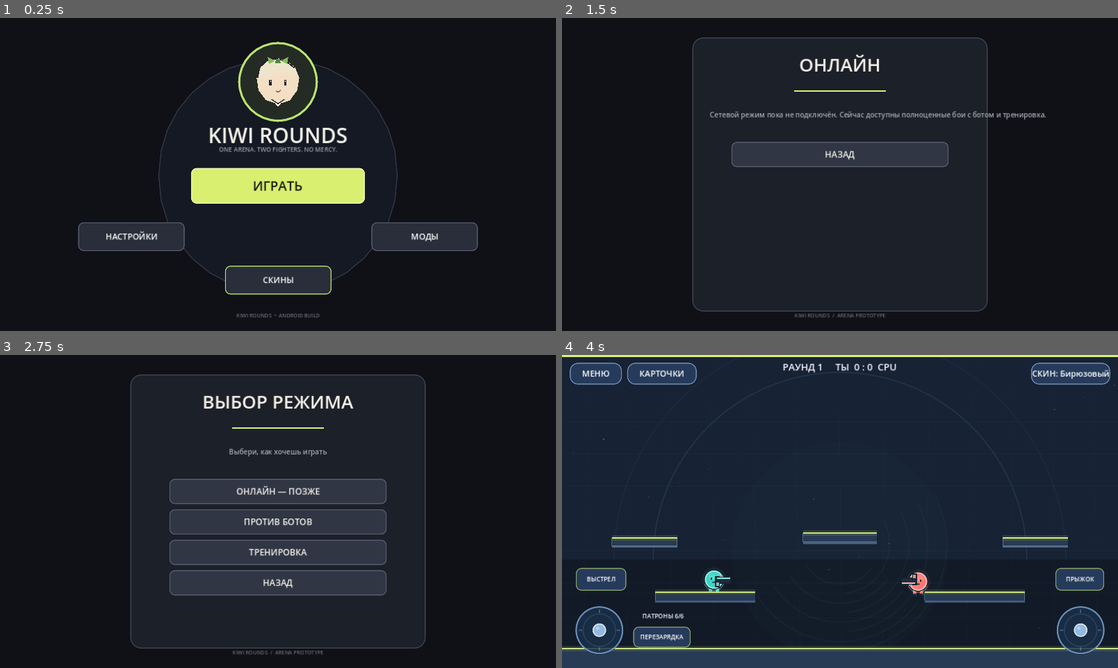
Above: before the commit, frames 1-4 (two rows, left to right).
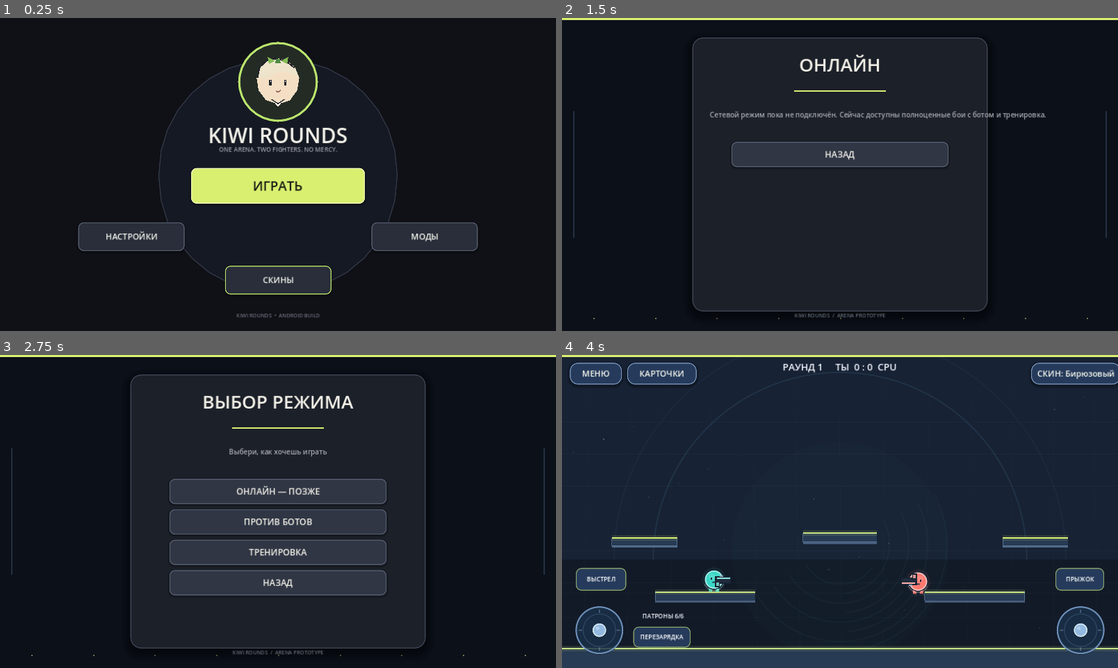
Above: after the commit, the same moments.

Repository: loslam-del/Kiwi-rounds
Game: Godot game, scene res://scenes/main.tscn
Two runs of this game, one before a commit and one after it. Both use one fixed random seed, a clock stepped at 60 frames per second and the inputs below.
Inputs:
- Up to frame 1 (0.25 s): no input
- Up to frame 2 (1.5 s): click "ИГРАТЬ" at 0.5 s; click "ОНЛАЙН — ПОЗЖЕ" at 1.25 s
- Up to frame 3 (2.75 s): click "НАЗАД" at 2 s
- Up to frame 4 (4 s): click "ПРОТИВ БОТОВ" at 2.75 s; click "ЛЁГКАЯ" at 3.5 s

The runs differ from the first frame. In frame 2, 0.9% of the frame differs, in the area x 0-100%, y 0-97%; in frame 3, 0.9%; in frame 4, 0.3%.

Commit message:
Polish menu UI with hover states depth and arena styling

Diff:
--- a/scripts/main.gd
+++ b/scripts/main.gd
@@ -509,10 +509,15 @@
     button.position = at
     button.size = dimensions
     button.focus_mode = Control.FOCUS_NONE
+    button.mouse_default_cursor_shape = Control.CURSOR_POINTING_HAND
     button.add_theme_font_size_override("font_size",19)
-    button.add_theme_color_override("font_color",Color("#ffffff"))
+    button.add_theme_color_override("font_color",Color("#f6f7ee"))
+    button.add_theme_color_override("font_hover_color",Color("#ffffff"))
+    button.add_theme_color_override("font_pressed_color",Color("#e8f6a0"))
     button.add_theme_stylebox_override("normal",_button_style(Color("#263b5b")))
+    button.add_theme_stylebox_override("hover",_button_style(Color("#354f70")))
     button.add_theme_stylebox_override("pressed",_button_style(Color("#3d638e")))
+    button.add_theme_stylebox_override("focus",_button_style(Color("#354f70")))
     if parent == null:
         ui.add_child(button)
     else:
@@ -531,6 +536,13 @@
     style.border_width_top = 2
     style.border_width_bottom = 2
     style.border_color = Color("#7895bc")
+    style.shadow_color = Color(0.0,0.0,0.0,0.32)
+    style.shadow_size = 7
+    style.shadow_offset = Vector2(0,3)
+    style.content_margin_left = 14
+    style.content_margin_right = 14
+    style.content_margin_top = 7
+    style.content_margin_bottom = 7
     return style
 
 func _process(delta: float) -> void:
@@ -1399,14 +1411,38 @@
         player.apply_upgrade(active_id)
     _open_training_cards()
 
+func _add_menu_ornaments(parent: Control) -> void:
+    var top_glow := ColorRect.new()
+    top_glow.position = Vector2(0,0)
+    top_glow.size = Vector2(1280,5)
+    top_glow.color = Color("#d9ef70")
+    parent.add_child(top_glow)
+    var left_rail := ColorRect.new()
+    left_rail.position = Vector2(26,215)
+    left_rail.size = Vector2(3,290)
+    left_rail.color = Color(0.48,0.66,0.83,0.22)
+    parent.add_child(left_rail)
+    var right_rail := ColorRect.new()
+    right_rail.position = Vector2(1251,215)
+    right_rail.size = Vector2(3,290)
+    right_rail.color = Color(0.48,0.66,0.83,0.22)
+    parent.add_child(right_rail)
+    for i in range(9):
+        var dot := ColorRect.new()
+        dot.position = Vector2(72.0 + float(i)*142.0, 690.0)
+        dot.size = Vector2(3,3)
+        dot.color = Color(0.85,0.93,0.57,0.48)
+        parent.add_child(dot)
+
 func _show_panel(title_text: String, buttons: Array, subtitle: String = "") -> void:
     _close_overlay()
     game_controls.visible = false
     var shade := ColorRect.new()
     shade.set_anchors_and_offsets_preset(Control.PRESET_FULL_RECT)
-    shade.color = Color("#101116")
+    shade.color = Color("#0b1019")
     ui.add_child(shade)
     overlay = shade
+    _add_menu_ornaments(shade)
     var panel := Panel.new()
     panel.position = Vector2(300,45)
     panel.size = Vector2(680,630)
@@ -1415,6 +1451,9 @@
     ps.border_color = Color("#414858")
     ps.set_border_width_all(2)
     ps.set_corner_radius_all(24)
+    ps.shadow_color = Color(0.0,0.0,0.0,0.48)
+    ps.shadow_size = 22
+    ps.shadow_offset = Vector2(0,9)
     panel.add_theme_stylebox_override("panel",ps)
     shade.add_child(panel)
     var title := Label.new()
@@ -1453,11 +1492,14 @@
         button.custom_minimum_size = Vector2(500,50 if compact else 58)
         button.size_flags_horizontal = Control.SIZE_EXPAND_FILL
         button.focus_mode = Control.FOCUS_NONE
+        button.mouse_default_cursor_shape = Control.CURSOR_POINTING_HAND
         button.add_theme_font_size_override("font_size",20)
         button.add_theme_color_override("font_color",Color("#f3f1e8"))
+        button.add_theme_color_override("font_hover_color",Color("#ffffff"))
         button.add_theme_stylebox_override("normal",_menu_button_style(Color("#303644"),Color("#596174")))
         button.add_theme_stylebox_override("hover",_menu_button_style(Color("#414a5b"),Color("#d9ef70")))
         button.add_theme_stylebox_override("pressed",_menu_button_style(Color("#596b32"),Color("#d9ef70")))
+        button.add_theme_stylebox_override("focus",_menu_button_style(Color("#414a5b"),Color("#d9ef70")))
         button.pressed.connect(entry[1])
         list.add_child(button)
     var footer := Label.new()
@@ -1483,6 +1525,11 @@
     style.corner_radius_bottom_right = 12
     style.content_margin_left = 18
     style.content_margin_right = 18
+    style.content_margin_top = 8
+    style.content_margin_bottom = 8
+    style.shadow_color = Color(0.0,0.0,0.0,0.30)
+    style.shadow_size = 5
+    style.shadow_offset = Vector2(0,2)
     return style
 
 func _close_overlay() -> void:
